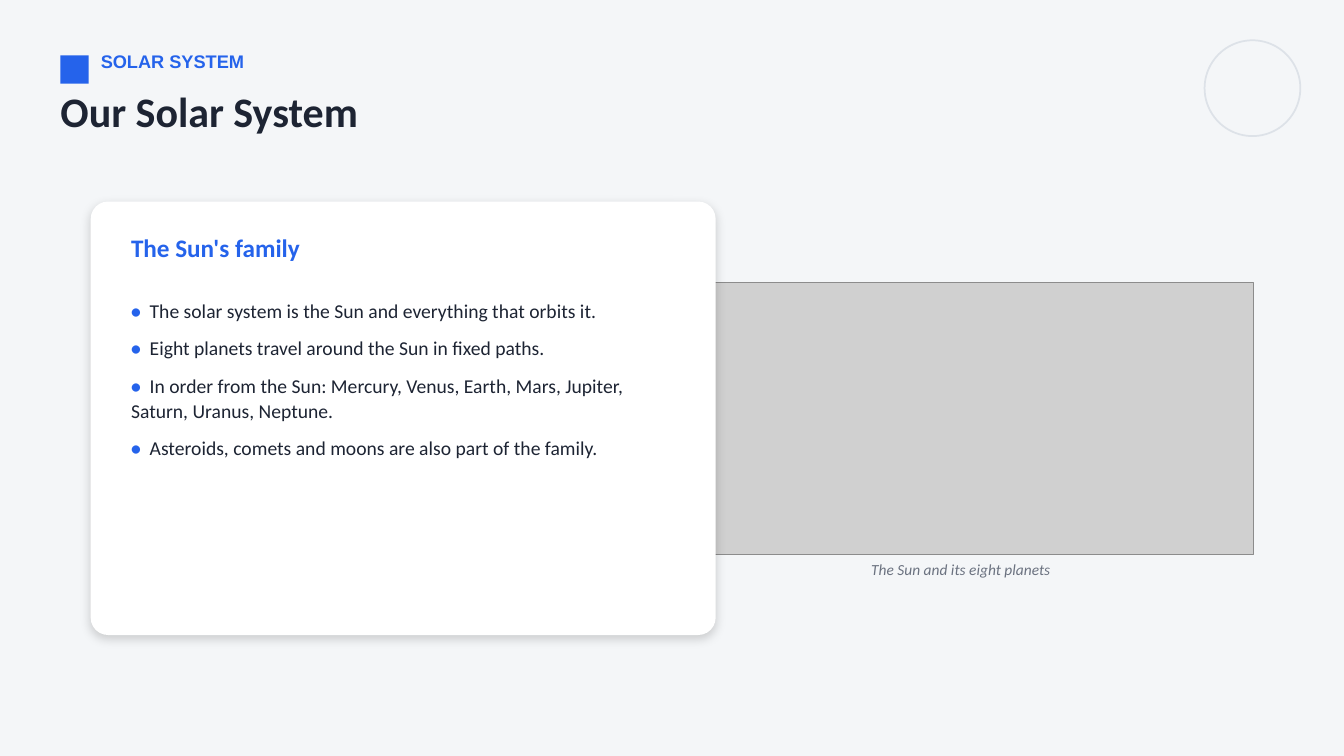
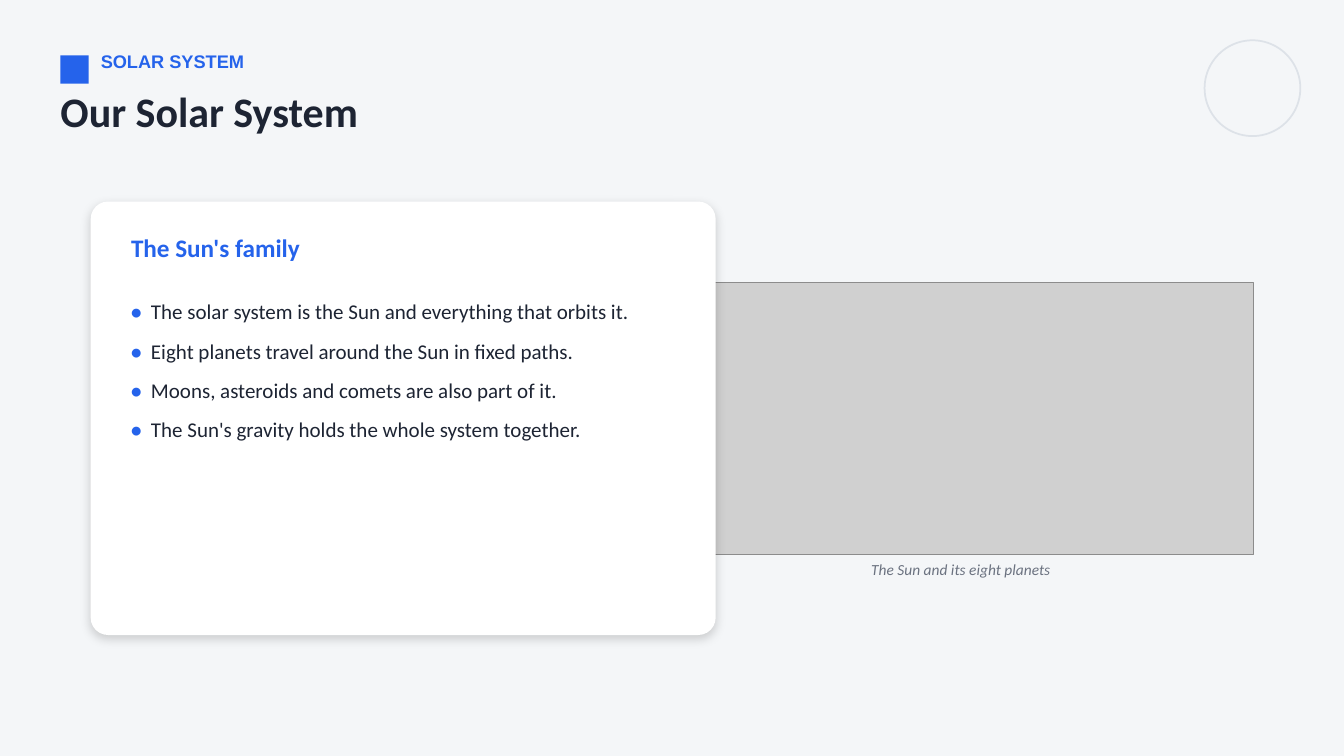
Before and after one commit to parmeshwars2911/MyFirstAR, a slide deck: slide 26 of ppt/MH_Grade06/MH06_S65_The_Universe.pptx (slide 18 before the commit). Drawn at 1344x756 pixels with LibreOffice and Linux fonts; fonts in the diff are those of the drawing; grey boxes stand for pictures. Boxes give left, top, right and bottom in pixels: in the first picture for what was removed or moved away, otherwise in the second. Text is boxed around its words. In the diff, an @@ line names an element or a change of style, - is before the commit and + after.

```diff
--- a/ppt/MH_Grade06/MH06_S65_The_Universe.pptx
+++ b/ppt/MH_Grade06/MH06_S65_The_Universe.pptx
@@ text at [151,304,628,363]: size 14 to 15 pt in "• The solar system is the Sun ...", "• Eight planets travel around the Sun ..." @@
@@ text at [151,383,581,441]: text changed; size 14 to 15 pt @@
-• In order from the Sun: Mercury, Venus, Earth, Mars, Jupiter, Saturn, Uranus, Neptune.
-• Asteroids, comets and moons are also part of the family.
+• Moons, asteroids and comets are also part of it.
+• The Sun's gravity holds the whole system together.
```
Also in this commit, not shown: 7 other slides changed, 14 slides added, 6 other files.
